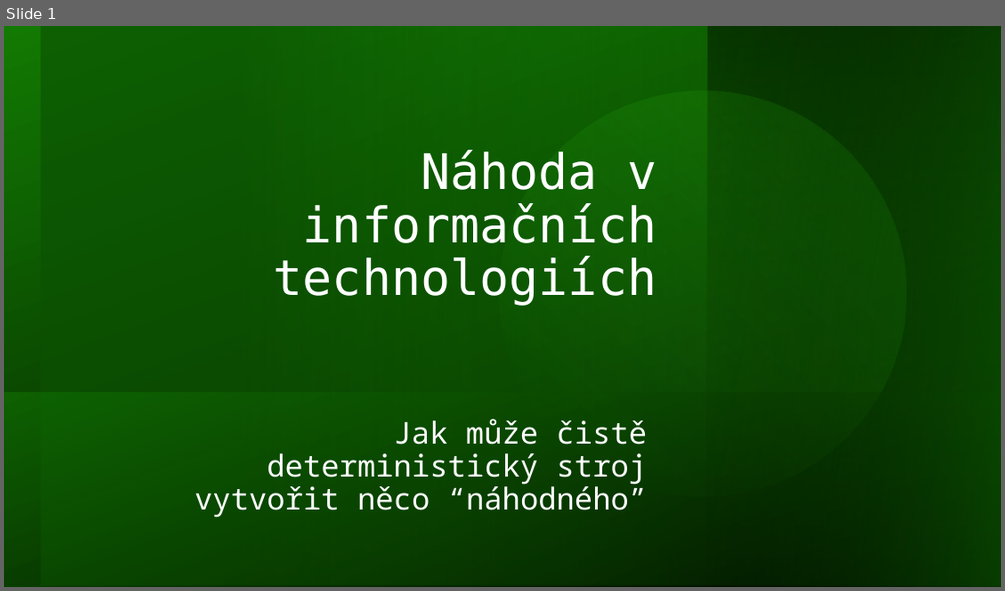
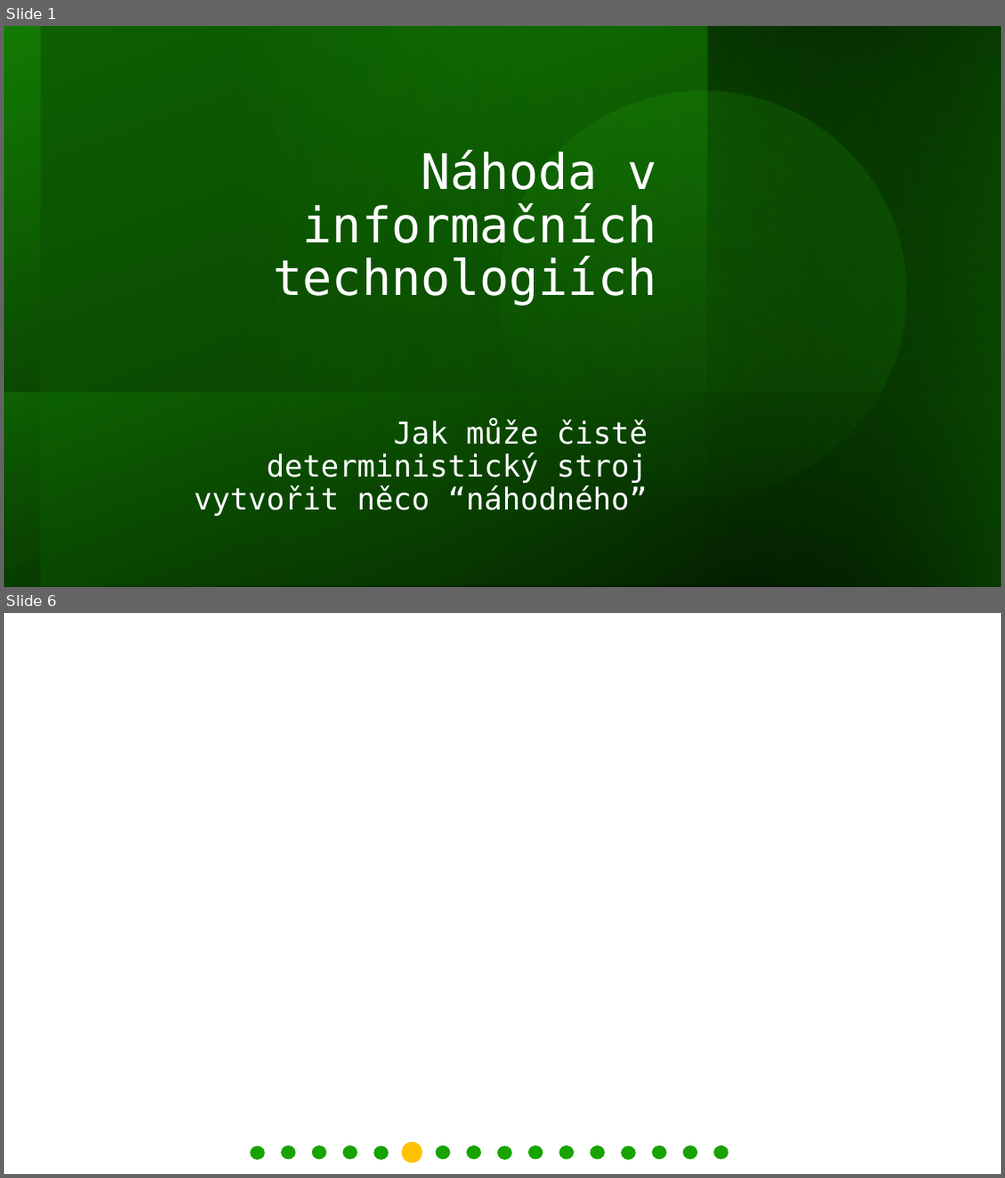
Before and after one commit to hruboson/UTB-PO-RAND, a slide deck: presentation.pptx. Shown one above the other, each under a label of ours: slide 1 before the commit, slides 1 and 6 after it; the slides between them are not shown. The pictures are 1005x591 and 1005x1178 pixels, drawn with LibreOffice and Linux fonts; fonts in the diff are those of the drawing; background and template pictures are left out. Boxes give left, top, right and bottom in pixels: in the first picture for what was removed or moved away, otherwise in the second. Text is boxed around its words. In the diff, an @@ line names an element or a change of style, - is before the commit and + after.

```diff
--- a/presentation.pptx
+++ b/presentation.pptx
@@ slide 6 added at [4, 613, 1001, 1174], background picture (left out) @@
@@ ellipse added at [250, 1146, 265, 1159], fill #18A303 @@
@@ ellipse added at [281, 1146, 295, 1159], fill #18A303 @@
@@ ellipse added at [312, 1146, 326, 1159], fill #18A303 @@
@@ ellipse added at [343, 1146, 357, 1159], fill #18A303 @@
@@ ellipse added at [374, 1146, 388, 1159], fill #18A303 @@
@@ ellipse added at [402, 1143, 423, 1163], fill #FFC000 @@
@@ ellipse added at [436, 1146, 450, 1159], fill #18A303 @@
@@ ellipse added at [466, 1146, 481, 1159], fill #18A303 @@
@@ ellipse added at [498, 1146, 512, 1159], fill #18A303 @@
@@ ellipse added at [528, 1146, 543, 1159], fill #18A303 @@
@@ ellipse added at [559, 1146, 574, 1159], fill #18A303 @@
@@ ellipse added at [591, 1146, 605, 1159], fill #18A303 @@
@@ ellipse added at [621, 1146, 635, 1159], fill #18A303 @@
@@ ellipse added at [652, 1146, 666, 1159], fill #18A303 @@
@@ ellipse added at [683, 1146, 698, 1159], fill #18A303 @@
@@ ellipse added at [714, 1146, 728, 1159], fill #18A303 @@
@@ slide 1 changed as well @@
@@ subtitle "Jak může čistě deterministický stroj ..." at [194, 419, 647, 516]: font Noto Sans Mono to DejaVu Sans Mono @@
```
Also in this commit, not shown: 14 other slides changed, 1 slide removed.
